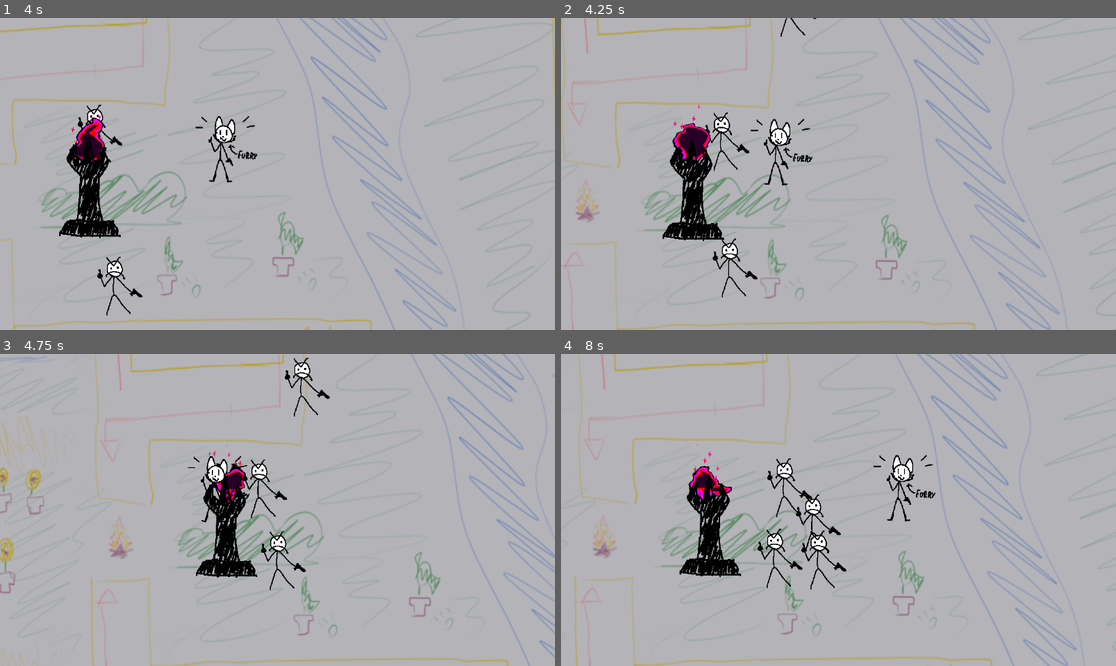
Above: before the commit, frames 1-4 (two rows, left to right).
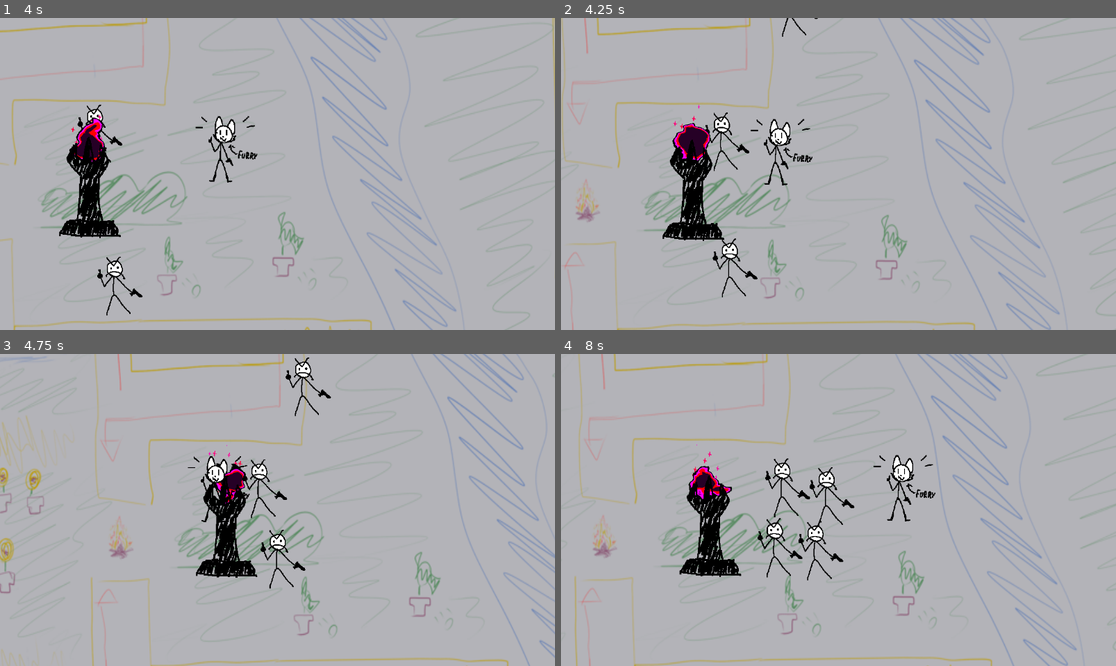
Above: after the commit, the same moments.

Repository: ndvrxd/cultism
Game: Godot game, scene res://scenes/world.tscn
The game is run twice, just before and just after one commit, with the same random seed, the same clock (stepped at 60 frames per second) and the same inputs.
Inputs:
- Up to frame 1 (4 s): hold D (right) 0.53-1.28 s; hold S (down) 1.28-2.03 s; hold D (right) 2.03-2.78 s; hold W (up) 2.78-3.53 s; hold A (left) from 3.53 s (still down)
- Up to frame 2 (4.25 s): keep holding A (left)
- Up to frame 3 (4.75 s): keep holding A (left)
- Up to frame 4 (8 s): release A (left) at 5.03 s; hold S (down) 5.03-5.78 s; hold D (right) 5.78-6.53 s; hold W (up) 6.53-7.28 s; hold D (right) from 7.28 s (still down)

Frame 1 is identical in both runs. In frame 2, less than 0.1% of the frame differs, in the area x 39-47%, y 0-7%; in frame 3, 0.5%; in frame 4, 1.9%, in the area x 35-53%, y 33-76%.

Commit message:
enemy collisison shape changed

Diff:
--- a/cult-game-version-0.1/objects/enemy.tscn
+++ b/cult-game-version-0.1/objects/enemy.tscn
@@ -3,8 +3,8 @@
 [ext_resource type="Script" path="res://scripts/enemy.gd" id="1_8t12i"]
 [ext_resource type="Texture2D" uid="uid://6i8qff0kq7ei" path="res://art/enemy ph.png" id="2_xabwo"]
 
-[sub_resource type="RectangleShape2D" id="RectangleShape2D_7evg3"]
-size = Vector2(94, 75)
+[sub_resource type="CircleShape2D" id="CircleShape2D_34l8v"]
+radius = 41.0122
 
 [node name="enemy" type="CharacterBody2D" node_paths=PackedStringArray("navAgent")]
 y_sort_enabled = true
@@ -26,9 +26,8 @@
 texture = ExtResource("2_xabwo")
 
 [node name="CollisionShape2D" type="CollisionShape2D" parent="."]
-position = Vector2(0, -51.5)
-scale = Vector2(0.8, 1)
-shape = SubResource("RectangleShape2D_7evg3")
+position = Vector2(-7, -50)
+shape = SubResource("CircleShape2D_34l8v")
 debug_color = Color(0.772432, 0.263693, 0.879854, 0.42)
 
 [node name="NavigationAgent2D" type="NavigationAgent2D" parent="."]
